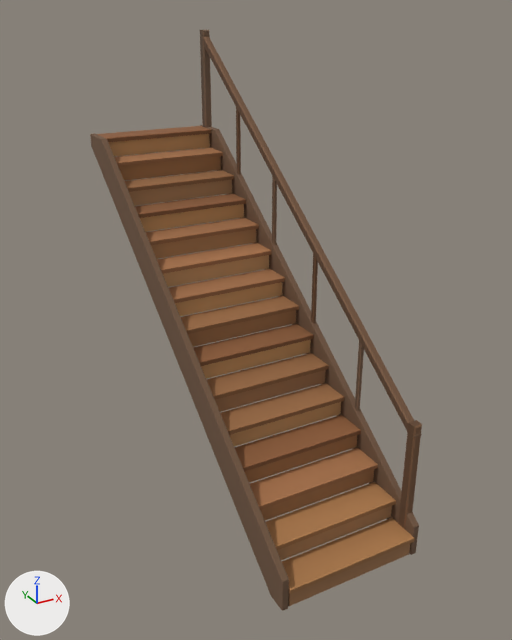
Two versions of the glTF model public/models/buildings/wood_stairs_01.glb, one commit apart.
Camera for both pictures: a 50 mm camera at (-2.8, -3.48, 4.21) aimed at (0.08, 1.75, 1.59). Lighting does not change. The marker at lower left points along +X, +Y and +Z. The picture after the commit comes second. Where no turn or scale is listed for an object, it has been applied to the vertices. Vertices at exactly the same position are counted once.

Names of what the first picture shows: 'wood_stairs_01_body'.
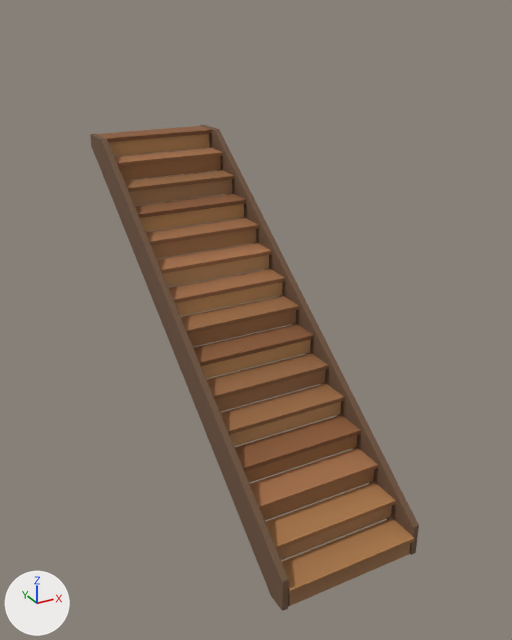
Commit message: fix(structures): remove the visual handrail from the stairs model

Where the change shows, as pixel boxes [x1, y1, x2, y2] in the pictures (512 x 640 px):
'wood_stairs_01_body', reshaped (16% shorter): before [90, 30, 422, 611]; after [90, 125, 419, 611]
part 1 of me_mesh_0, deleted: before [200, 30, 422, 528]

The edits, one by one:
me_mesh_0 is used by ob_wood_stairs_01_body; location (0.0, 0.0, 0.0).
me_mesh_0 had 492 vertices, 828 faces and spanned x -0.66..0.67, y -0.03..4.01, z -0.01..4.0.
me_mesh_0 now has 408 vertices, 688 faces and spans x -0.66..0.66, y -0.03..4.01, z -0.01..3.01.
me_mesh_0 part 1: 7 loose pieces with 84 vertices, spanning x 0.59..0.67, y 0.09..3.92, z 0.2..4.0, are deleted.
